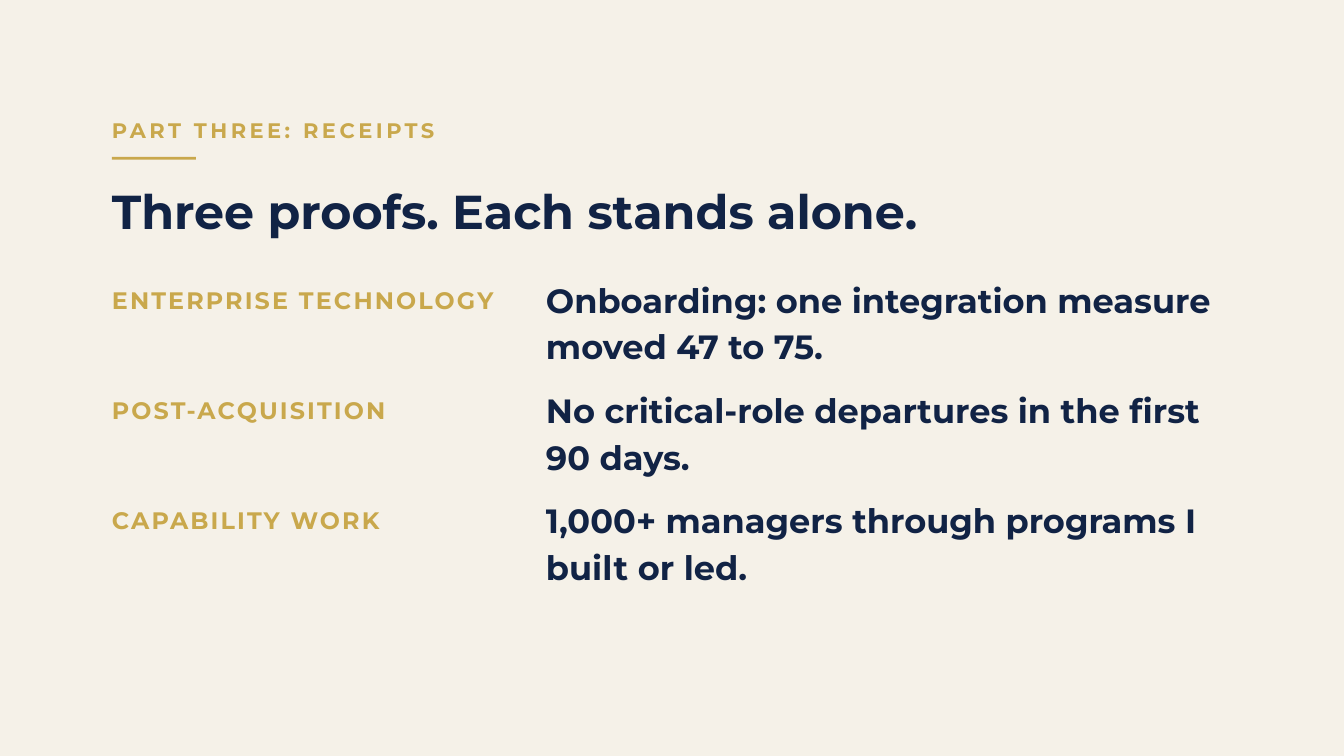
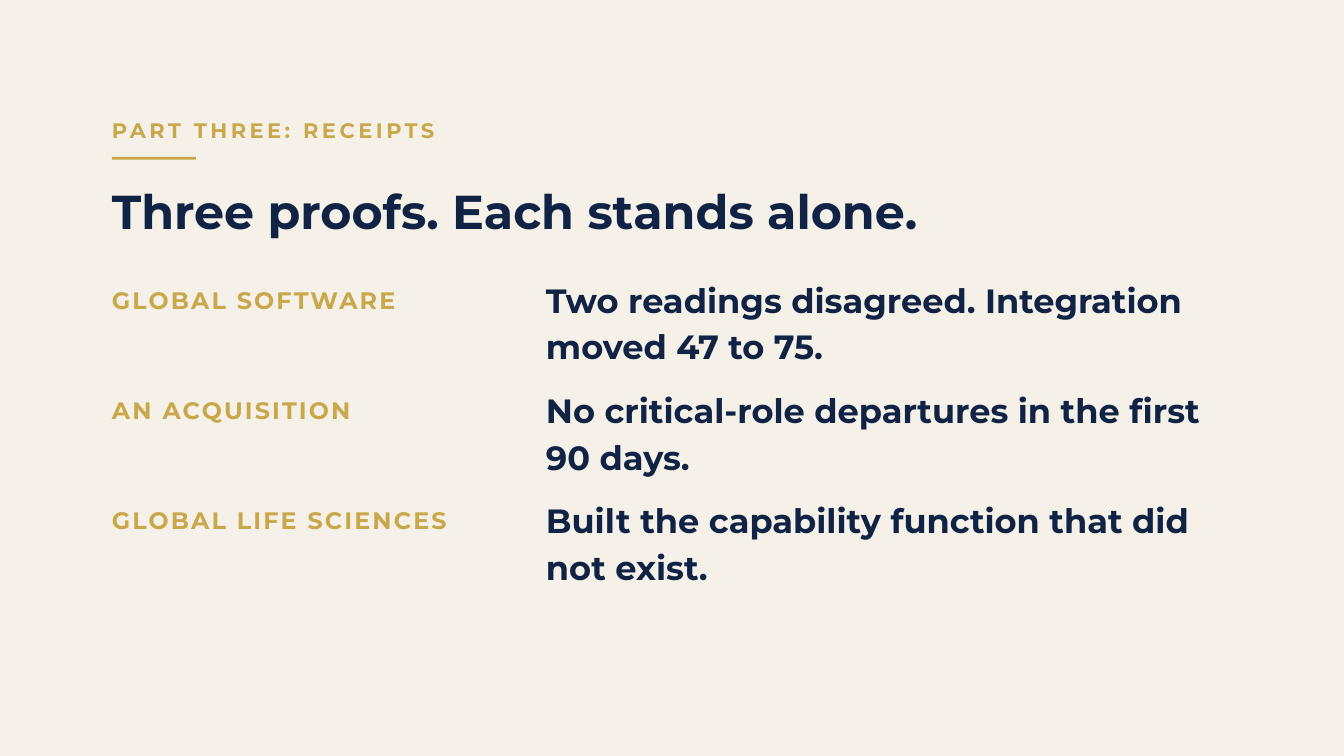
Before and after one commit to temidanielle/temidayoafonja-site, a slide deck: slide 6 of deliverables/new-video-4/Recording_Support_Deck.pptx. Drawn at 1344x756 pixels with LibreOffice and Linux fonts; fonts in the diff are those of the drawing. Boxes give left, top, right and bottom in pixels: in the first picture for what was removed or moved away, otherwise in the second. Text is boxed around its words. In the diff, an @@ line names an element or a change of style, - is before the commit and + after.

```diff
--- a/deliverables/new-video-4/Recording_Support_Deck.pptx
+++ b/deliverables/new-video-4/Recording_Support_Deck.pptx
@@ text at [112,292,395,310]: text changed @@
-ENTERPRISE TECHNOLOGY
+GLOBAL SOFTWARE
@@ text at [546,286,1182,360]: text changed @@
-Onboarding: one integration measure moved 47 to 75.
+Two readings disagreed. Integration moved 47 to 75.
@@ text at [112,402,351,423]: text changed @@
-POST-ACQUISITION
+AN ACQUISITION
@@ text at [546,506,1189,581]: text changed @@
-1,000+ managers through programs I built or led.
+Built the capability function that did not exist.
@@ text at [112,512,447,530]: text changed @@
-CAPABILITY WORK
+GLOBAL LIFE SCIENCES
```
Also in this commit, not shown: 31 other files.
